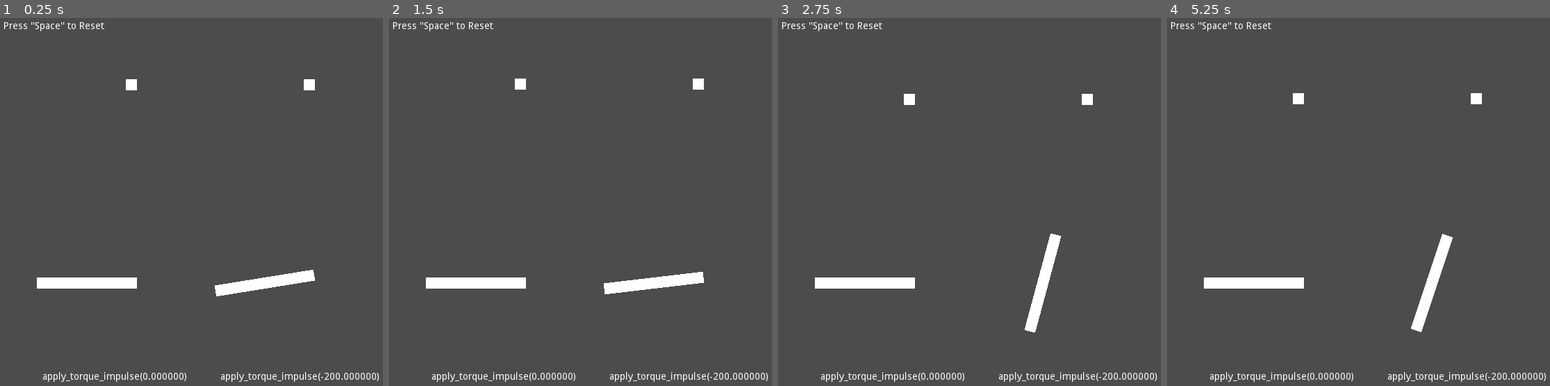
Above: before the commit, frames 1-4 (left to right).
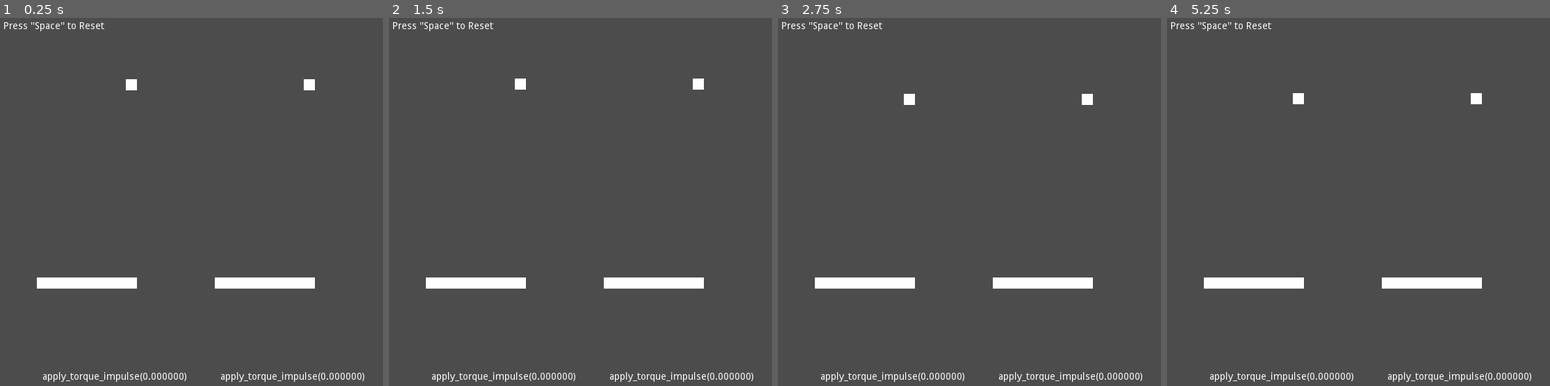
Above: after the commit, the same moments.

Repository: krscott/godot-rigidbody-bug-demo
Game: Godot game, scene res://Demo.tscn
The game is run twice, just before and just after one commit, with the same random seed, the same clock (stepped at 60 frames per second) and the same inputs.
Inputs:
- Up to frame 1 (0.25 s): no input
- Up to frame 2 (1.5 s): tap Space at 0.5, 1.25 s; tap Enter (ui_accept) at 0.77 s
- Up to frame 3 (2.75 s): tap Enter (ui_accept) at 1.52 s; tap Space at 2 s
- Up to frame 4 (5.25 s): tap Space at 2.75, 3.5, 4.25 s; tap Enter (ui_accept) at 3.02, 3.77, 4.52 s

The runs differ from the first frame. In frame 1, 0.7% of the frame differs, in the area x 56-99%, y 68-99%; in frame 2, 0.6%; in frame 3, 1.6%; in frame 4, 1.6%, in the area x 56-99%, y 58-99%.

Commit message:
Add workaround fix

Diff:
--- a/Demo.tscn
+++ b/Demo.tscn
@@ -51,6 +51,7 @@
 __meta__ = {
 "_edit_group_": true
 }
+workaround = false
 __info_label_path = NodePath("../../Label")
 
 [node name="CollisionShape2D" type="CollisionShape2D" parent="MotorDelay/Paddle"]
@@ -83,7 +84,6 @@
 __meta__ = {
 "_edit_group_": true
 }
-delay_force = false
 __info_label_path = NodePath("../../Label2")
 
 [node name="CollisionShape2D" type="CollisionShape2D" parent="MotorImmediate/Paddle"]
--- a/Paddle.gd
+++ b/Paddle.gd
@@ -2,6 +2,7 @@
 
 
 export var delay_force := true
+export var workaround := true
 
 export var __info_label_path: NodePath
 onready var info_label := get_node(__info_label_path) as Label
@@ -22,4 +23,15 @@
 
 
 func _physics_process(_delta: float) -> void:
+	if workaround:
+		apply_torque_impulse_fixed(force)
+	else:
+		apply_torque_impulse(force)
+
+
+func apply_torque_impulse_fixed(force: float) -> void:
 	apply_torque_impulse(force)
+	if not is_zero_approx(force):
+		var original_can_sleep := can_sleep
+		can_sleep = false
+		can_sleep = original_can_sleep
